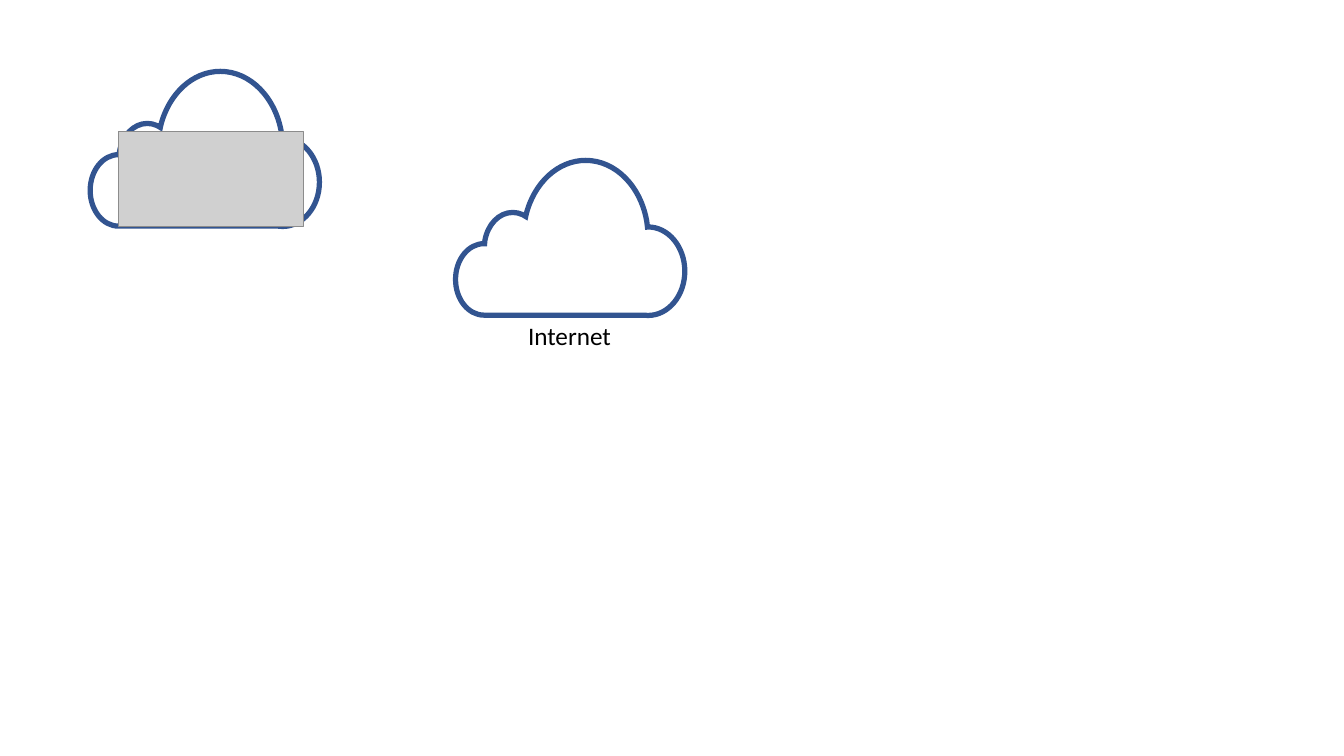
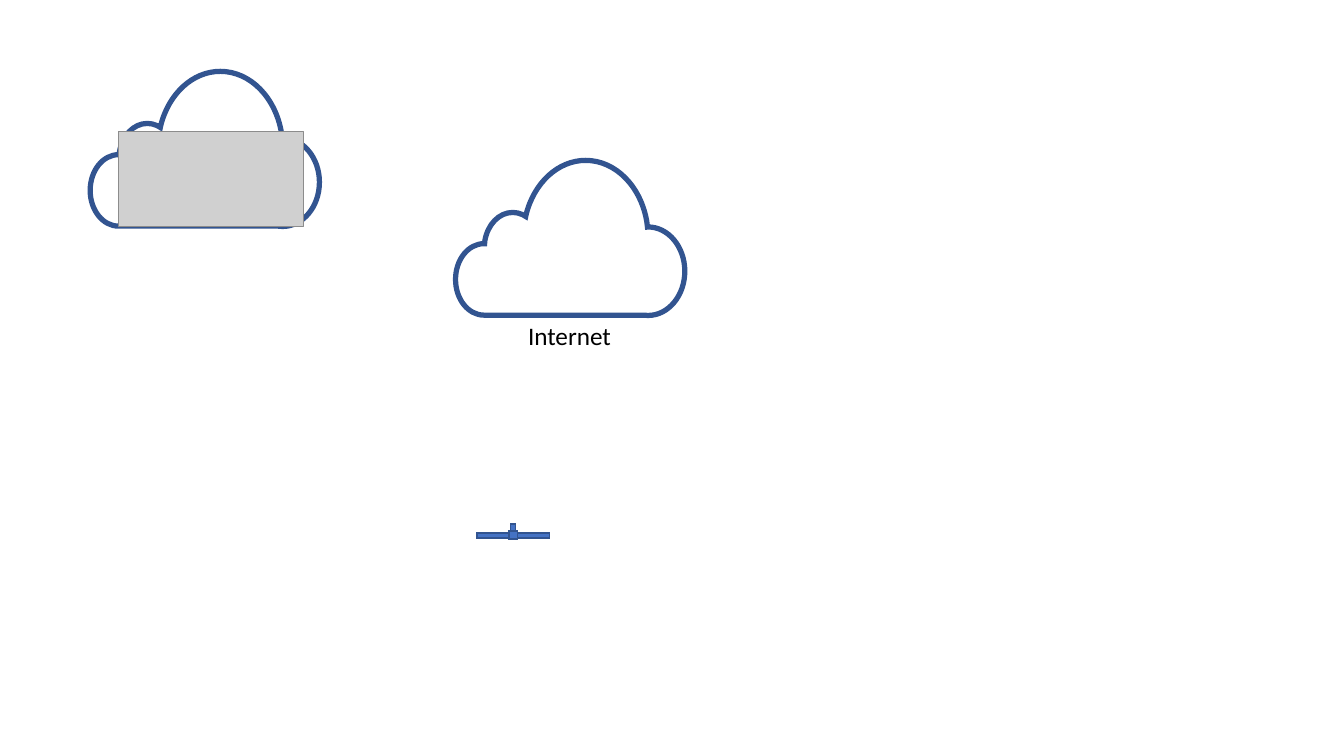
Before and after one commit to t3knoid/PowerPointTemplates, a slide deck: slide 2 of Network Shapes.pptx. Drawn at 1344x756 pixels with LibreOffice and Linux fonts; fonts in the diff are those of the drawing; grey boxes stand for pictures. Boxes give left, top, right and bottom in pixels: in the first picture for what was removed or moved away, otherwise in the second. Text is boxed around its words. In the diff, an @@ line names an element or a change of style, - is before the commit and + after.

```diff
--- a/Network Shapes.pptx
+++ b/Network Shapes.pptx
@@ rectangle added at (477, 533, 549, 538), fill #4472C4, outline #325491 1 pt @@
@@ rectangle added at (509, 531, 517, 539), fill #4472C4, outline #325491 1 pt @@
@@ rectangle added at (510, 524, 515, 533), fill #4472C4, outline #325491 1 pt @@
```
Also in this commit, not shown: 1 other slide changed.
